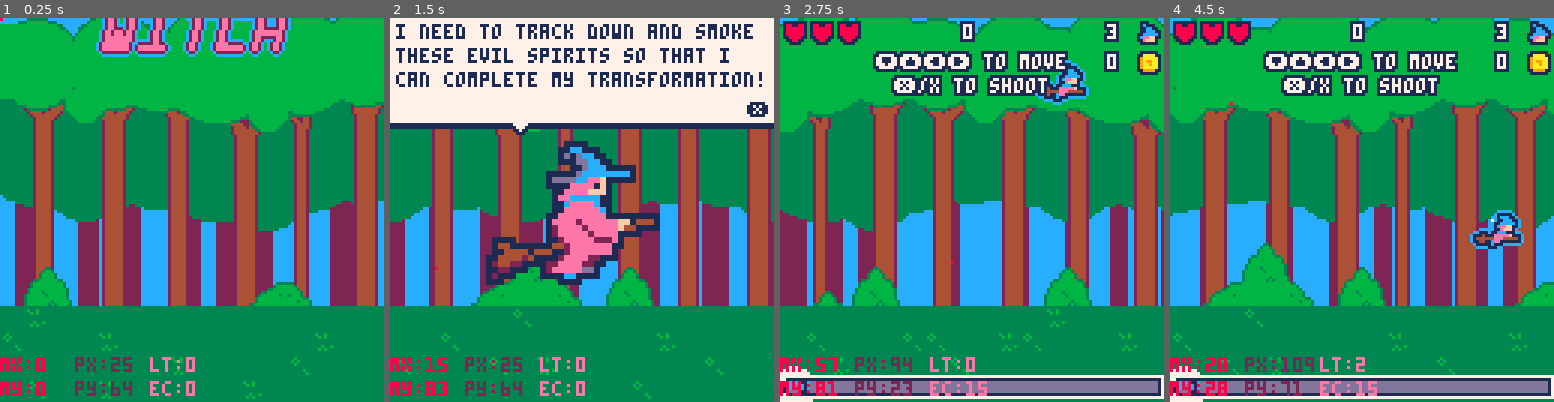
Above: before the commit, frames 1-4 (left to right).
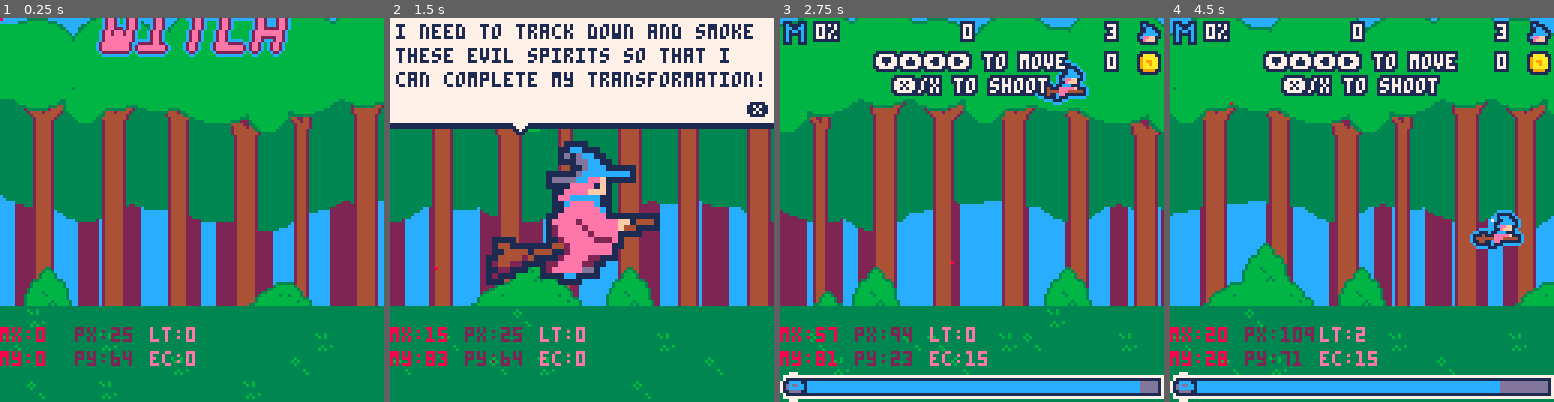
Above: after the commit, the same moments.

Repository: roseblack02/pico8-witch_blaster
Game: PICO-8 cartridge witch_blaster.p8
The game is run twice, just before and just after one commit, with the same random seed, the same clock (stepped at 60 frames per second) and the same inputs.
Inputs (mouse positions are in pixels of both pictures, inside the frame that each line leads up to):
- Up to frame 1 (0.25 s): no input
- Up to frame 2 (1.5 s): tap X (X key) at 0.33, 1.07 s; click (670, 121) at 0.67 s; tap O (Z key) at 0.7 s; click (436, 267) at 1.22 s
- Up to frame 3 (2.75 s): hold Right 1.6-2.1 s; tap O (Z key) at 1.7, 2.1, 2.5 s; click (887, 114) at 1.77 s; tap X (X key) at 1.85 s; hold Up 2.15-2.42 s; click (952, 259) at 2.32 s; hold Right from 2.47 s (still down)
- Up to frame 4 (4.5 s): click (1404, 106) at 2.87 s; tap O (Z key) every 0.4 s from 2.9 to 4.1 s; tap X (X key) at 2.97, 4.08 s; release Right at 3.03 s; hold Left 3.08-3.58 s; click (1465, 256) at 3.42 s; hold Down 3.63-3.97 s; click (1231, 102) at 3.97 s; hold Right from 4.02 s (still down)

The runs differ from the first frame. In frame 1, 2.0% of the frame differs, in the area x 0-51%, y 80-99%; in frame 2, 2.2%; in frame 3, 5.5%, in the area x 0-94%, y 0-100%; in frame 4, 5.5%.

Commit message:
hp has been replaced with an e level that is constantly draining
E can be gained through killing enemies and item drops. It is represented by what used to be the magic bar

Magic is now now a percentage which is indicated where the hp used to be

Diff:
--- a/witch_blaster.p8
+++ b/witch_blaster.p8
@@ -57,8 +57,8 @@
 	--store
 	blink_timer=0
 	open,buying,close=true,false,false
-	cursor={sprite=7,x=48,y=34}
-	hp_upgrades,dmg_upgrades,blast_upgrades,magic_upgrades=1,1,1,1
+	cursor={sprite=7,x=64,y=34}
+	e_upgrades,drain_upgrades,dmg_upgrades,blast_upgrades,magic_upgrades=1,1,1,1
 
 	--particle effects
 	blast_particle={}
@@ -81,8 +81,9 @@
 		width=8,
 		velocity_x=0,
 		velocity_y=0,
-		hp=3,
-		max_hp=3,
+		e_level=116,
+		e_gained=5,
+		e_drain=0.1,
 		lives=3,
 		shot_speed=2,
 		dmg=1,
@@ -102,7 +103,6 @@
 		shot_speed_mod=0,
 		burst=false,
 		double=false,
-		mag_gained=3,
 		bullet_colour=7,
 		update=function(self)
 			--reset variables
@@ -158,7 +158,7 @@
 					if(music_on=="on")music(0)
 				else
 					--blast
-					if (self.mag_level==116) self.blast=true explosion(blast_particle,self.x+2,self.y-10) sfx(3)
+					if (self.mag_level==100) self.blast=true explosion(blast_particle,self.x+2,self.y-10) sfx(3)
 				end
 			end
 
@@ -185,8 +185,8 @@
 				sfx(2)
 			end
 
-			--limit e level
-			self.mag_level=mid(0,self.mag_level,116)
+			--limit mag_level
+			self.mag_level=mid(0,self.mag_level,100)
 
 			--animate sprite
 			if not self.is_hit then
@@ -207,14 +207,17 @@
 				self:check_collision(self)
 			end
 
-			--limit hp
-			self.hp=mid(0,self.hp,self.max_hp)
+			--limit e_level
+			self.e_level=mid(0,self.e_level,116)
+
+			--contstantly drain players e_level
+			if (not level_clear) self.e_level-=self.e_drain
 
 			--check if player has lost a life
-			if (self.hp<1 and self.lives>0) self.x=25 self.y=64 self.lives-=1 self.hp=self.max_hp
+			if (self.e_level<1 and self.lives>0) self.x=25 self.y=64 self.lives-=1 self.e_level=116
 
 			--check if player is dead
-			if (self.hp<1 and self.lives<1) state="end"
+			if (self.e_level<1 and self.lives<1) state="end"
 		end,
 		draw=function(self)
 			outlined_sprites(self.sprite,12,self.x-8,self.y-8,2,2)
@@ -232,7 +235,7 @@
 					sfx(1)
 
 					--take damage
-					self.hp-=1
+					self.e_level-=20
 				end
 			end
 		end
@@ -278,15 +281,15 @@
 	end
 
 	--debug info
-	print("mx:"..mouse_x,0,113,8)
-	print("my:"..mouse_y,0,121,8)
+	print("mx:"..mouse_x,0,103,8)
+	print("my:"..mouse_y,0,111,8)
 	pset(mouse_x,mouse_y,8)
 
-	print("px:"..flr(player.x),25,113,2)
-	print("py:"..flr(player.y),25,121,2)
-
-	print("lt:"..flr(level_timer),50,113,14)
-	print("ec:"..#enemy_objs,50,121,14)
+	print("px:"..flr(player.x),25,103,2)
+	print("py:"..flr(player.y),25,111,2)
+
+	print("lt:"..flr(level_timer),50,103,14)
+	print("ec:"..#enemy_objs,50,111,14)
 end
 
 --game states
@@ -443,7 +446,7 @@
 			load_wave(levels[level].wave3)
 			wave3=false
 		--end level based on timer and on if there are no enemies
-		elseif level_timer>40 and #enemy_objs<1 then
+		elseif level_timer>45 and #enemy_objs<1 then
 			level_clear=true
 			level_timer=0
 		end
@@ -500,13 +503,12 @@
 	draw_explosion(blast_particle,{1,12,12,7})
 
 	--hud
-	--hp
-	for hearts=1,player.max_hp do
-		local sprite=48
-		if (hearts<=player.hp) sprite=32
-
-		spr(sprite,(hearts*9)-8,1)
-	end
+	--mag level
+	spr(16,1,1)
+	outlined_text(player.mag_level.."%",12,2,7,1)
+
+	--blast prompt
+	if (player.mag_level==100) outlined_text("blast 🅾️",48,112,blast_text,1)
 
 	--score
 	outlined_text(player.points,64-(#tostr(player.points)*2)-1,2,7,1)
@@ -523,16 +525,14 @@
 	outlined_text(player.coins,109,12,7,1)
 	spr(34,119,11)
 
-	--mag level
-	circfill(4,123,7,7)
+	--e level
+	circfill(4,122,4,7)
+	circfill(4,123,4,7)
 	rectfill(7,119,127,126,7)
 	rectfill(8,120,126,125,13)
 	rect(8,120,126,125,1)
-	spr(16,1,119)
-	rectfill(9,121,9+(player.mag_level),124,12)
-
-	--blast prompt
-	if (player.mag_level==116) outlined_text("blast 🅾️",48,112,blast_text,1)
+	spr(33,1,119)
+	rectfill(9,121,9+(player.e_level),124,12)
 
 	--level clear screen
 	if level_clear then
@@ -565,11 +565,11 @@
 
 	--buy options
 	if buying and btnp(4) then
-		if(cursor.y==34 and player.coins>9 and hp_upgrades<3) player.coins-=10 player.max_hp+=1 player.hp=player.max_hp hp_upgrades+=1 sfx(6)
-		if(cursor.y==42 and player.coins>12 and dmg_upgrades<3) player.coins-=13 player.dmg+=0.5 dmg_upgrades+=1 sfx(6)
-		if(cursor.y==50 and player.coins>17) player.coins-=18 player.lives+=1 sfx(6)
-		if(cursor.y==58 and player.coins>14 and blast_upgrades<5) player.coins-=15 player.blast_dur-=0.2 blast_upgrades+=1 sfx(6)
-		if(cursor.y==66 and player.coins>14 and magic_upgrades<5) player.coins-=15 player.mag_gained+=2 magic_upgrades+=1 sfx(6)
+		if(cursor.y==34 and player.coins>9 and e_upgrades<3) player.coins-=10 player.e_gained+=2.5 e_upgrades+=1 sfx(6)
+		if(cursor.y==42 and player.coins>14 and drain_upgrades<5) player.coins-=15 player.e_drain-=0.01 drain_upgrades+=1 sfx(6)
+		if(cursor.y==50 and player.coins>19 and dmg_upgrades<3) player.coins-=20 player.dmg+=1 sfx(6)
+		if(cursor.y==58 and player.coins>19) player.coins-=20 player.lives+=1 sfx(6)
+		if(cursor.y==66 and player.coins>14 and blast_upgrades<5) player.coins-=15 player.blast_dur-=0.2 blast_upgrades+=1 sfx(6)
 		if(cursor.y==74) buying=false close=true sfx(5)
 	end
 
@@ -626,51 +626,43 @@
 	end
 
 	--speech bubble
-	rectfill(6,30,60,84,1)
-	outlined_text("▶",59,57,7,1)
-	rectfill(8,32,58,82,7)
+	rectfill(1,30,62,84,1)
+	outlined_text("▶",61,57,7,1)
+	rectfill(3,32,60,82,7)
 
 	--speech
 	if open then
-		print("what are ya",10,34,1)
-		print("buyin?",10,40,1)
-		print("❎",50,76,1)
+		print("what are ya",5,34,1)
+		print("buyin?",5,40,1)
+		print("❎",52,76,1)
 	end
 
 	if buying then
-		print("hp $10",10,34,1)
-		print("dmg $13",10,42,1)
-		print("lives $18",10,50,1)
-		print("blast $15",10,58,1)
-		print("magic $15",10,66,1)
-		print("leave",10,74,1)
-
-		if(cursor.y==34) outlined_text("increase maximum hp "..hp_upgrades.."/3",8,91,7,1) outlined_text("🅾️ to purchase",8,99,7,1)
-		if(cursor.y==42) outlined_text("increase damage "..dmg_upgrades.."/3",8,91,7,1) outlined_text("🅾️ to purchase",8,99,7,1)
-		if(cursor.y==50) outlined_text("purchase extra lives",8,91,7,1) outlined_text("🅾️ to purchase",8,99,7,1)
-		if(cursor.y==58) outlined_text("increase blast duration "..blast_upgrades.."/5",8,91,7,1) outlined_text("🅾️ to purchase",8,99,7,1)
-		if(cursor.y==66) outlined_text("increase magic gained "..magic_upgrades.."/5",8,91,7,1) outlined_text("🅾️ to purchase",8,99,7,1)
-		if(cursor.y==74) outlined_text("leave shop",8,91,7,1) outlined_text("🅾️ to leave",8,99,7,1)
+		print("e gained $10",5,34,1)
+		print("e draining $15",5,42,1)
+		print("dmg $20",5,50,1)
+		print("lives $20",5,58,1)
+		print("blast $15",5,66,1)
+		print("leave",5,74,1)
+
+		if(cursor.y==34) outlined_text("increase estrogen gained "..e_upgrades.."/3",3,91,7,1) outlined_text("🅾️ to purchase",3,99,7,1)
+		if(cursor.y==42) outlined_text("slower draining of estrogen "..drain_upgrades.."/5",3,91,7,1) outlined_text("🅾️ to purchase",3,99,7,1)
+		if(cursor.y==50) outlined_text("increase damage "..dmg_upgrades.."/3",3,91,7,1) outlined_text("🅾️ to purchase",3,99,7,1)
+		if(cursor.y==58) outlined_text("purchase extra lives ",3,91,7,1) outlined_text("🅾️ to purchase",3,99,7,1)
+		if(cursor.y==66) outlined_text("increase blast duration "..blast_upgrades.."/3",3,91,7,1) outlined_text("🅾️ to purchase",3,99,7,1)
+		if(cursor.y==74) outlined_text("leave shop",3,91,7,1) outlined_text("🅾️ to leave",3,99,7,1)
 
 		--spr(cursor.sprite,cursor.x,cursor.y)
 		outlined_text("◀",cursor.x,cursor.y,8,1)
 	end
 
 	if close then
-		print("come back",10,34,1)
-		print("any time!",10,40,1)
-		print("❎",50,76,1)
+		print("come back any",5,34,1)
+		print("time!",5,40,1)
+		print("❎",52,76,1)
 	end
 
 	--hud
-	--hp
-	for hearts=1,player.max_hp do
-		local sprite=48
-		if (hearts<=player.hp) sprite=32
-
-		spr(sprite,(hearts*9)-8,1)
-	end
-
 	--lives
 	outlined_text(player.lives,109,2,7,1)
 	spr(50,119,1)
@@ -734,12 +726,12 @@
 						local rand=flr(rnd(9))+1
 
 						if (rand==1) make_powerup(self.x,self.y)
-						if (rand==2) make_health(self.x,self.y)
-						if (rand>2 and rand<4) make_magic(self.x,self.y)
-						if (rand>3) make_coin(self.x,self.y)
-
-						--give player magic
-						player.mag_level+=player.mag_gained
+						if (rand>1 and rand<4) make_estrogen(self.x,self.y)
+						if (rand>3 and rand<5) make_magic(self.x,self.y)
+						if (rand>4) make_coin(self.x,self.y)
+
+						--give player e
+						player.e_level+=player.e_gained
 
 						--check if boss and give coins and randomly choose a message for player to say
 						if (self.boss) player.coins+=20 message=flr(rnd(3))+1
@@ -1048,8 +1040,8 @@
 	return obj
 end
 
---health pickup
-function make_health(x,y)
+--e pickup
+function make_estrogen(x,y)
 	return make_pickup_obj("health",x,y,{
 		update=function(self)
 			self.x-=0.25
@@ -1058,7 +1050,7 @@
 			--player pickup
 			if circles_overlapping(self,player) then
 				--add hp
-				player.hp+=1
+				player.e_level+=15
 
 				sfx(4)
 
@@ -1138,7 +1130,7 @@
 			--player pickup
 			if circles_overlapping(self,player) then
 				--add magic
-				player.mag_level+=12
+				player.mag_level+=25
 
 				sfx(4)
 
@@ -1192,10 +1184,10 @@
 	remove(bullet_objs)
 
 	--reset player position, points, and powerup for next level
-	player.x,player.y,player.powerup,player.points=25,64,"",0
+	player.x,player.y,player.powerup,player.points,player.e_level=25,64,"",0,116
 
 	--reset more stats if starting from intro screen
-	if(state=="intro") player.hp,player.max_hp,player.lives,player.dmg,player.mag_level,player.blast_dur,player.mag_gained=3,3,3,1,0,2,3
+	if(state=="intro") player.lives,player.dmg,player.mag_level,player.blast_dur,player.e_gained,player.e_drain=3,1,0,2,5,0.1
 
 	--change to game
 	state="game"
Not shown, changed: 24 lines of the sprite sheet (__gfx__) section of witch_blaster.p8
